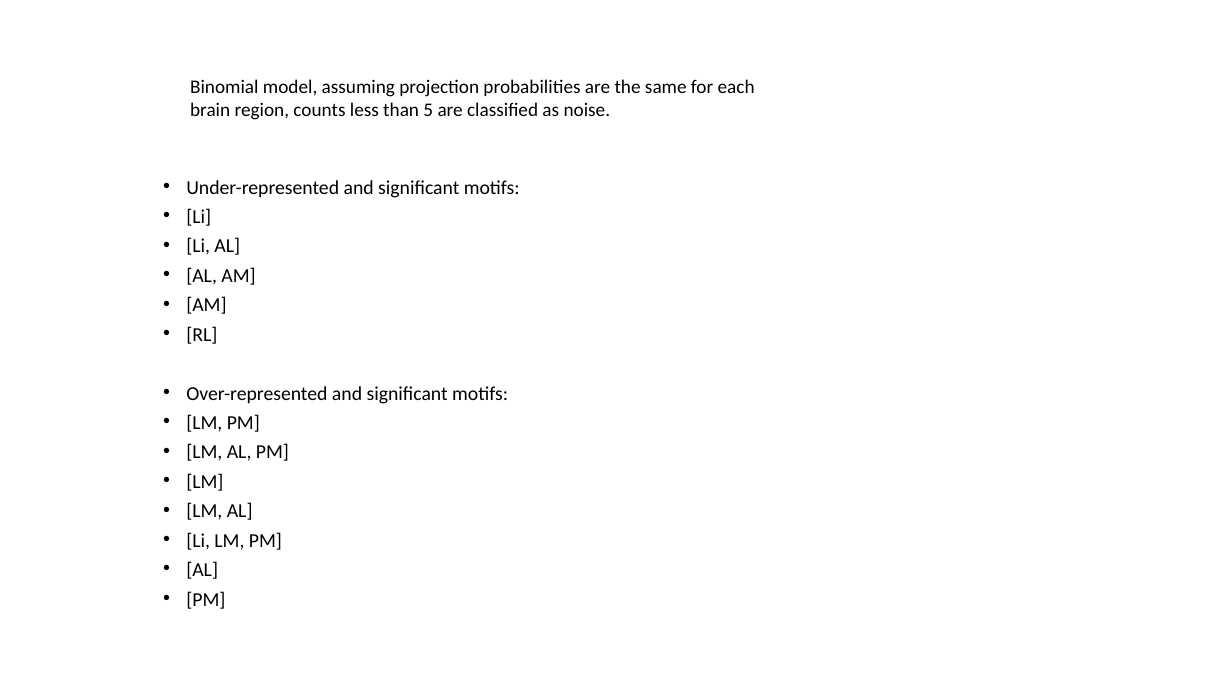
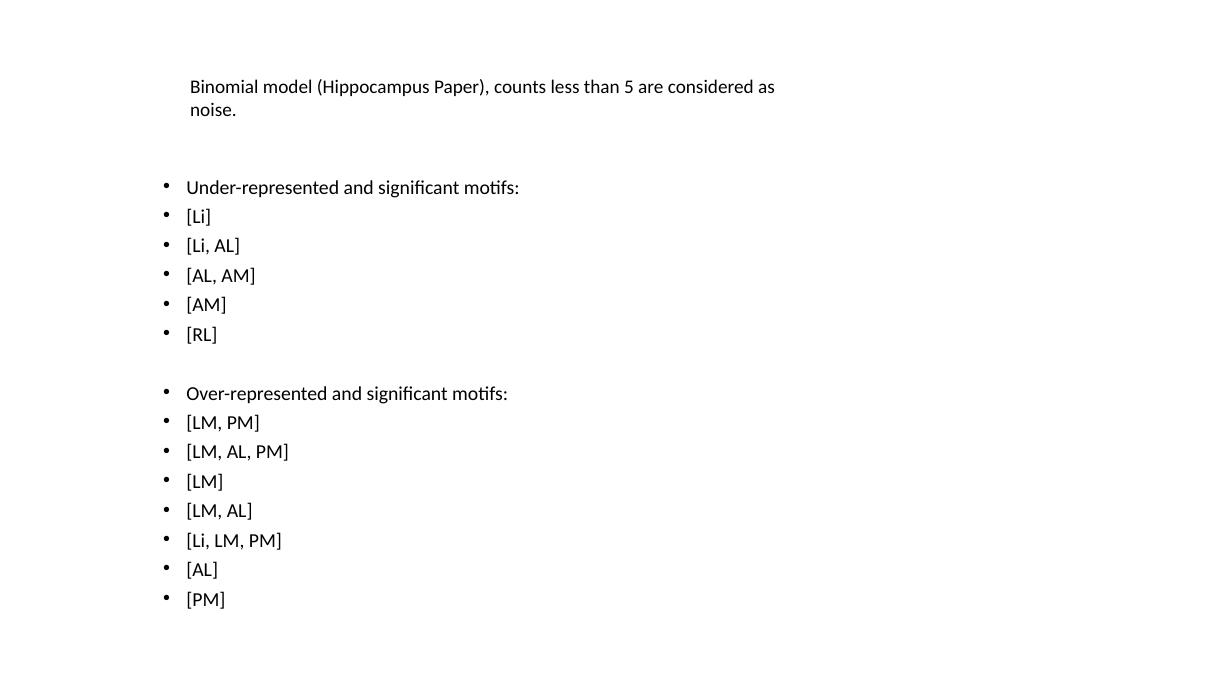
Before and after one commit to jinluliu550/MAPseq_analysis, a slide deck: slide 3 of jinlu/Hans-data-comparison.pptx. Drawn at 1232x693 pixels with LibreOffice and Linux fonts; fonts in the diff are those of the drawing. Boxes give left, top, right and bottom in pixels: in the first picture for what was removed or moved away, otherwise in the second. Text is boxed around its words. In the diff, an @@ line names an element or a change of style, - is before the commit and + after.

Commit message:
commit ppt

```diff
--- a/jinlu/Hans-data-comparison.pptx
+++ b/jinlu/Hans-data-comparison.pptx
@@ text at [190,79,775,116]: text changed @@
-Binomial model, assuming projection probabilities are the same for each brain region, counts less than 5 are classified as noise.
+Binomial model (Hippocampus Paper), counts less than 5 are considered as noise.
```
Also in this commit, not shown: 4 other slides changed, 1 slide added, 3 slides removed.
